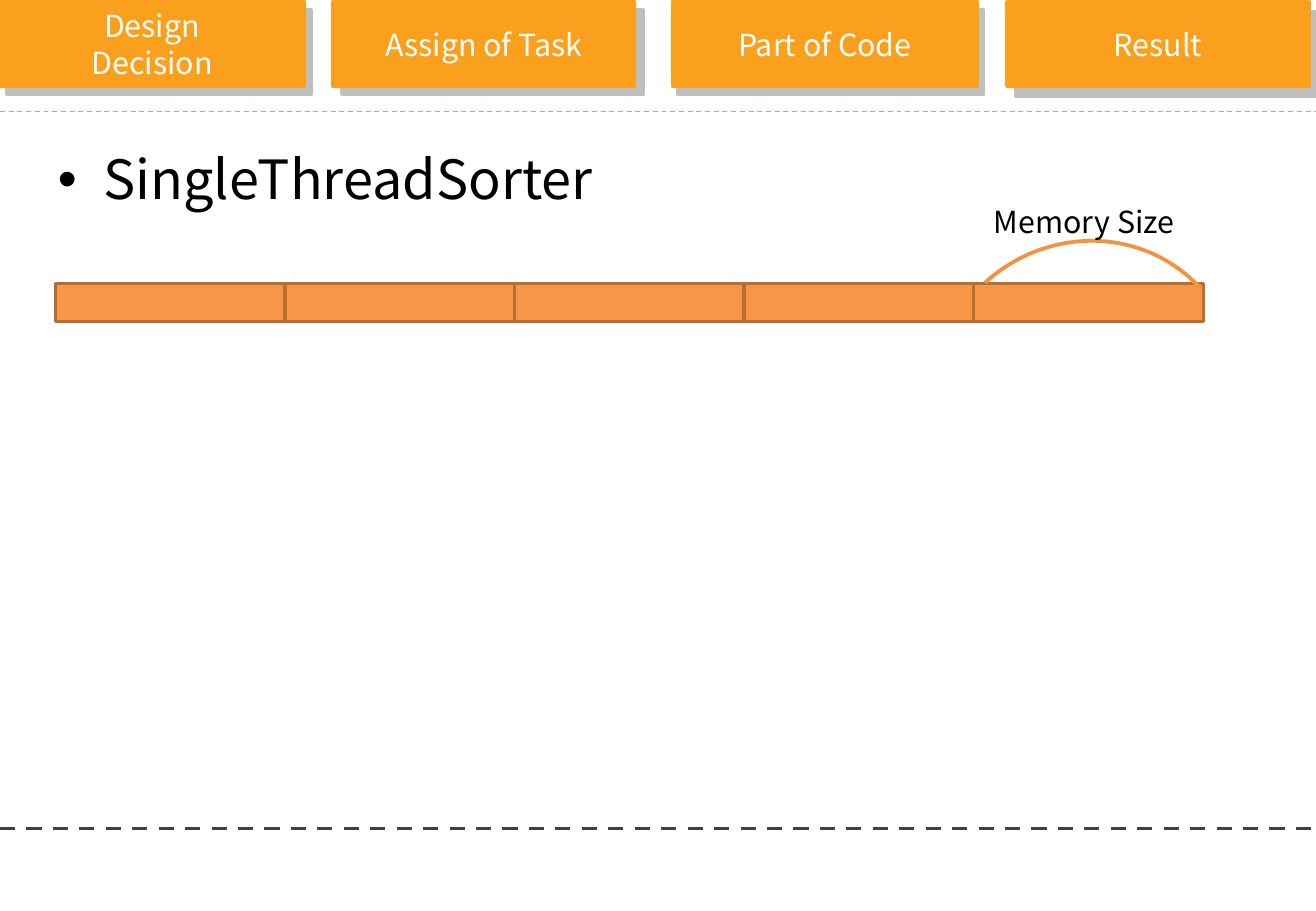
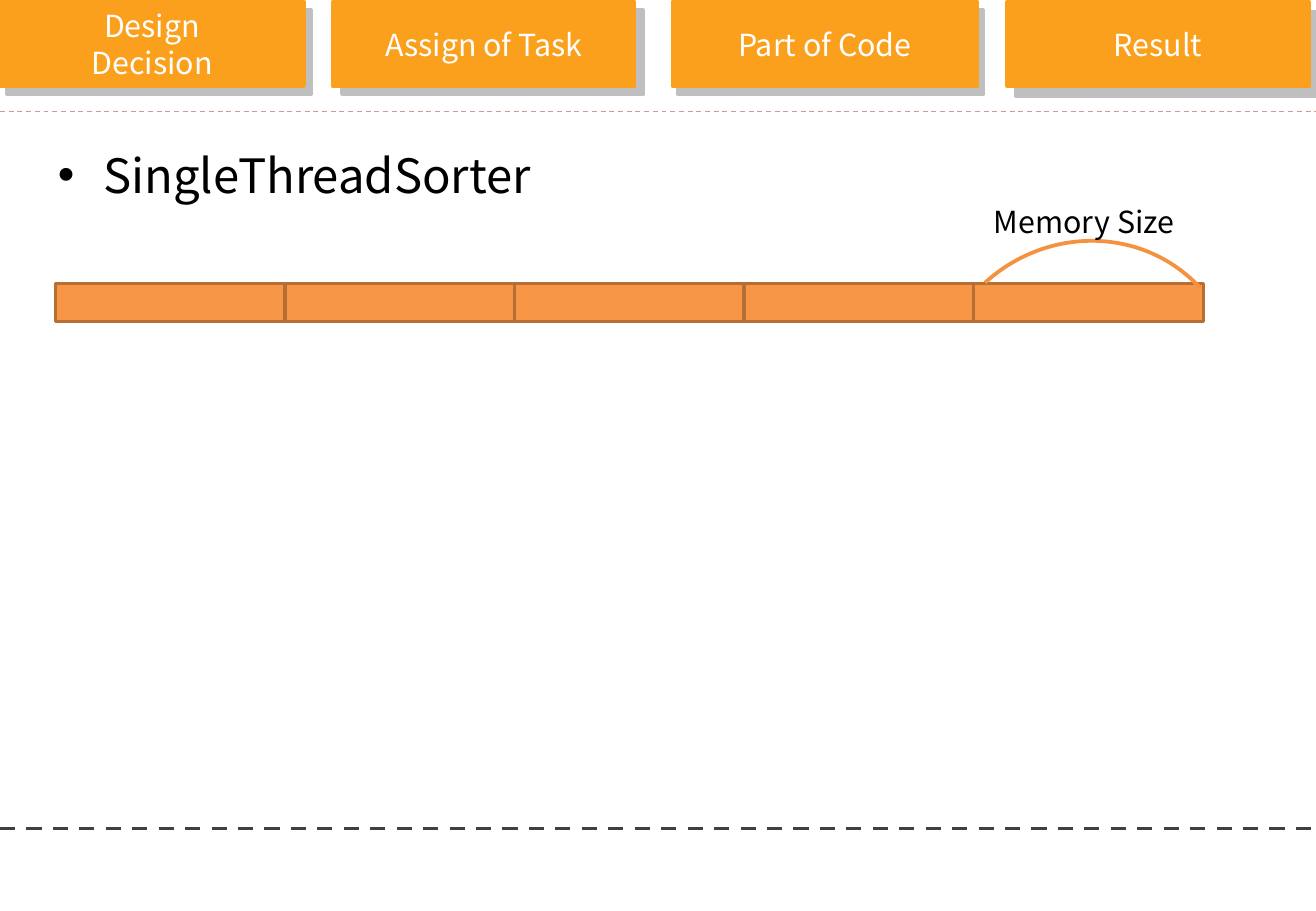
Before and after one commit to clover3/orange, a slide deck: slide 16 of Document/orange_progress.pptx. Drawn at 1316x911 pixels with LibreOffice and Linux fonts; fonts in the diff are those of the drawing; background and template pictures are left out. Boxes give left, top, right and bottom in pixels: in the first picture for what was removed or moved away, otherwise in the second. Text is boxed around its words. In the diff, an @@ line names an element or a change of style, - is before the commit and + after.

```diff
--- a/Document/orange_progress.pptx
+++ b/Document/orange_progress.pptx
@@ text "SingleThreadSorter" at box(103, 155, 530, 204): size 32 to 28 pt @@
```
Also in this commit, not shown: 7 other slides changed, 2 slides added.
